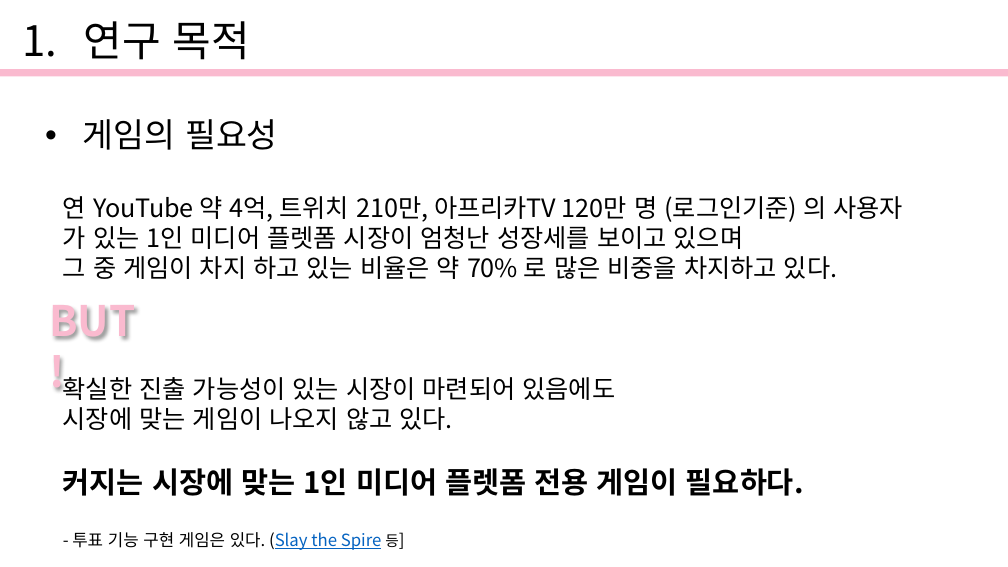
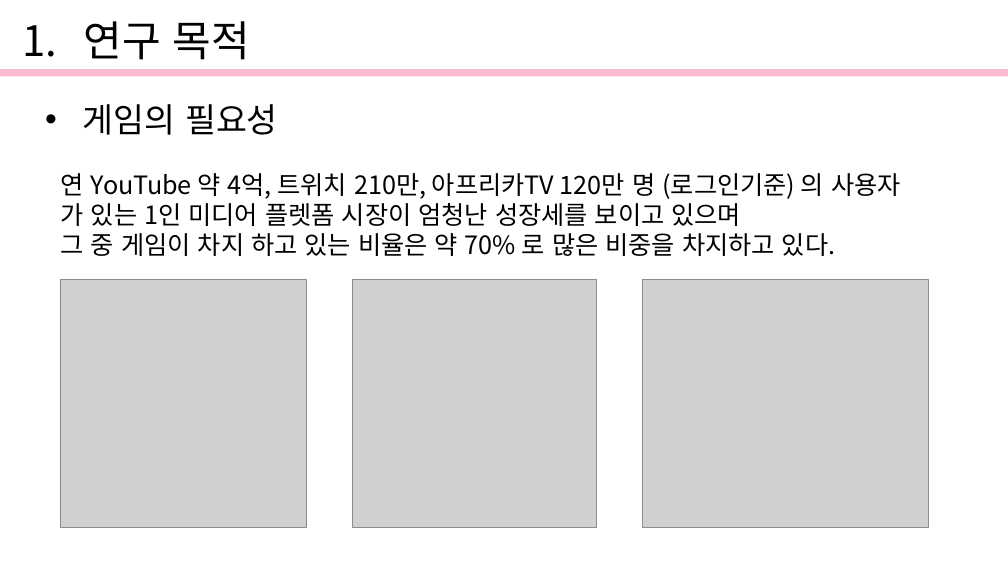
Before and after one commit to gomtange12/Graduation_PJ, a slide deck: slide 3 of Document/발표자료.pptx. Drawn at 1008x567 pixels with LibreOffice and Linux fonts; fonts in the diff are those of the drawing; grey boxes stand for pictures. Boxes give left, top, right and bottom in pixels: in the first picture for what was removed or moved away, otherwise in the second. Text is boxed around its words. In the diff, an @@ line names an element or a change of style, - is before the commit and + after.

```diff
--- a/Document/발표자료.pptx
+++ b/Document/발표자료.pptx
@@ text "게임의 필요성": place and size @@
-text "게임의 필요성" at (83,119,278,150)
+text "게임의 필요성" at (83,104,278,135)
@@ text "연 YouTube 약 4억, 트위치 ...": place and size @@
-text "연 YouTube 약 4억, 트위치 ..." at (63,196,903,550)
+text "연 YouTube 약 4억, 트위치 ..." at (61,173,901,256)
@@ picture added at (60,279,306,528) @@
@@ picture added at (352,279,597,528) @@
@@ picture added at (643,279,929,528) @@
@@ text removed at (49,305,135,340) @@
-BUT !
@@ text at (63,377,804,550): paragraphs removed @@
-확실한 진출 가능성이 있는 시장이 마련되어 있음에도
-시장에 맞는 게임이 나오지 않고 있다.
-커지는 시장에 맞는 1인 미디어 플렛폼 전용 게임이 필요하다.
-- 투표 기능 구현 게임은 있다. (Slay the Spire 등]
```
Also in this commit, not shown: 1 other slide changed, 1 slide added.
